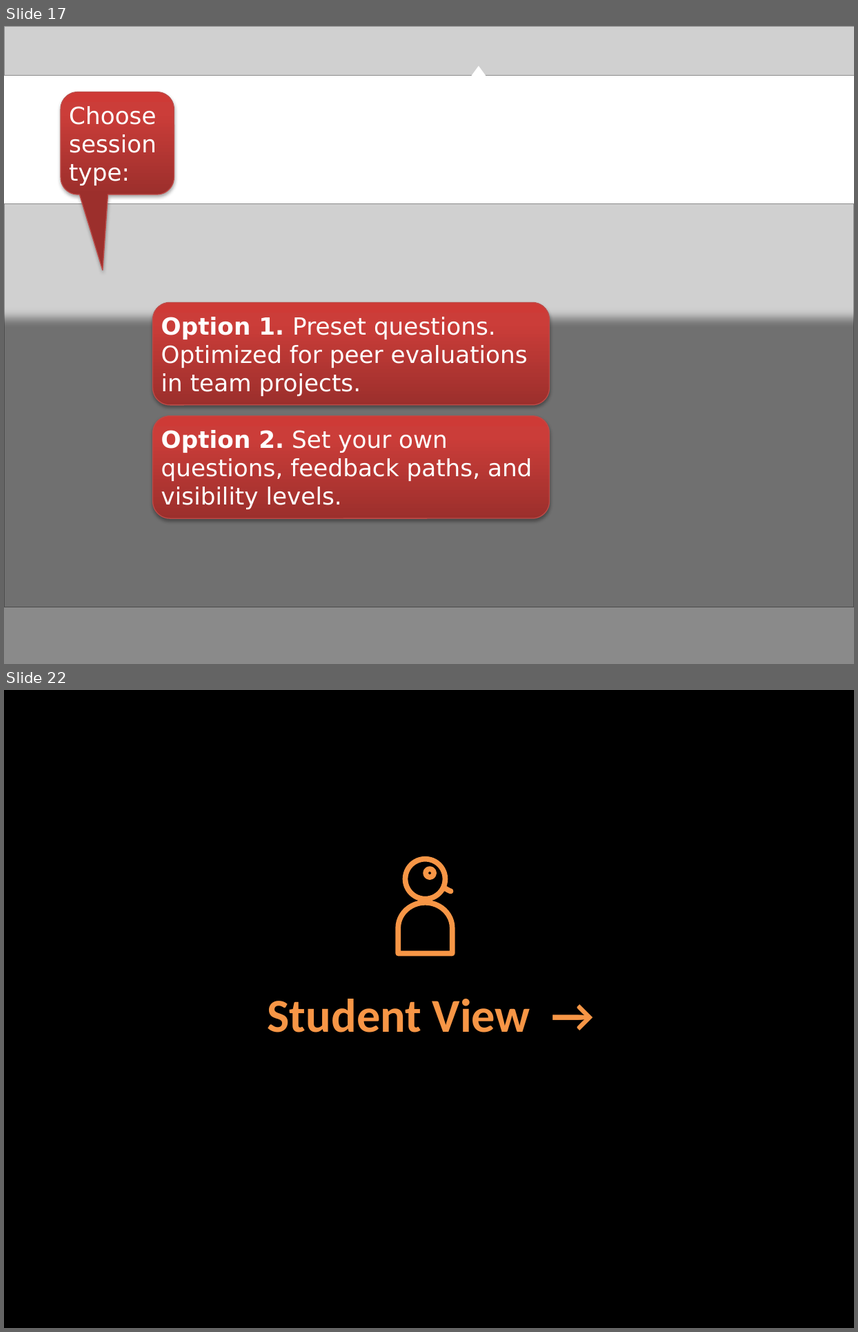
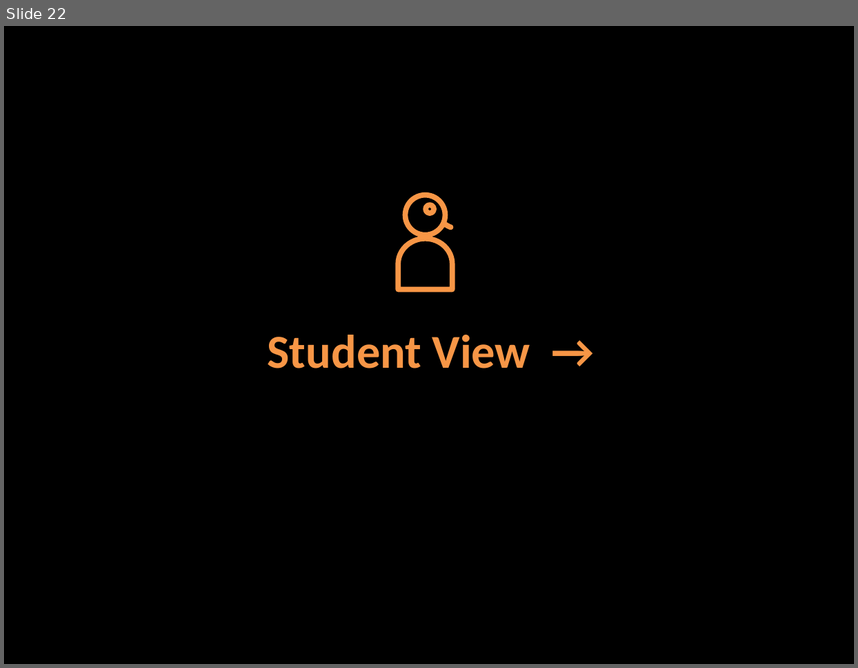
Before and after one commit to TEAMMATES/teammates, a slide deck: doc/video/video tour.pptx. Shown one above the other, each under a label of ours: slides 17 and 22 before the commit, slide 22 after it; the slides between them are not shown. The pictures are 858x1332 and 858x668 pixels, drawn with LibreOffice and Linux fonts; fonts in the diff are those of the drawing; grey boxes stand for pictures. Boxes give left, top, right and bottom in pixels: in the first picture for what was removed or moved away, otherwise in the second. Text is boxed around its words. In the diff, an @@ line names an element or a change of style, - is before the commit and + after.

```diff
--- a/doc/video/video tour.pptx
+++ b/doc/video/video tour.pptx
@@ slide 17 removed at <box>4,26,854,664</box>, background #FFFFFF @@
@@ picture removed at <box>4,26,854,75</box> @@
@@ triangle removed at <box>472,66,486,75</box> @@
@@ rounded speech box removed at <box>61,92,174,195</box> @@
-Choose session type:
@@ picture removed at <box>4,203,854,606</box> @@
@@ rectangle removed at <box>4,302,854,664</box> @@
@@ rounded rectangle removed at <box>153,302,550,405</box> @@
-Option 1. Preset questions. Optimized for peer evaluations in team projects.
@@ rounded rectangle removed at <box>153,415,550,518</box> @@
-Option 2. Set your own questions, feedback paths, and visibility levels.
```
Also in this commit, not shown: 18 slides changed, 21 slides added, 28 other slides removed.
